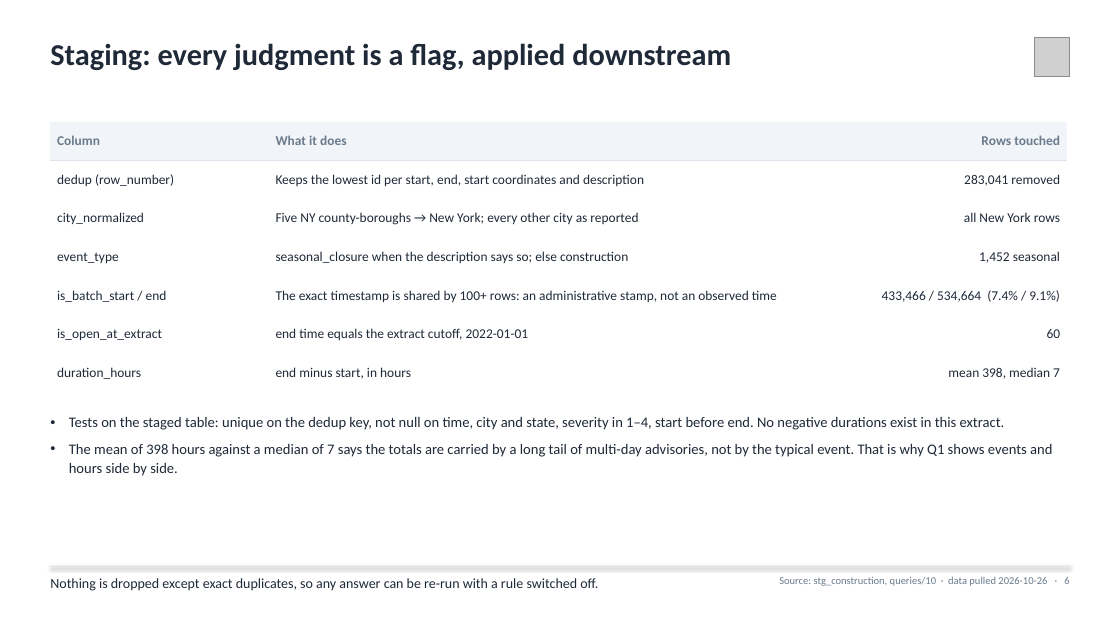
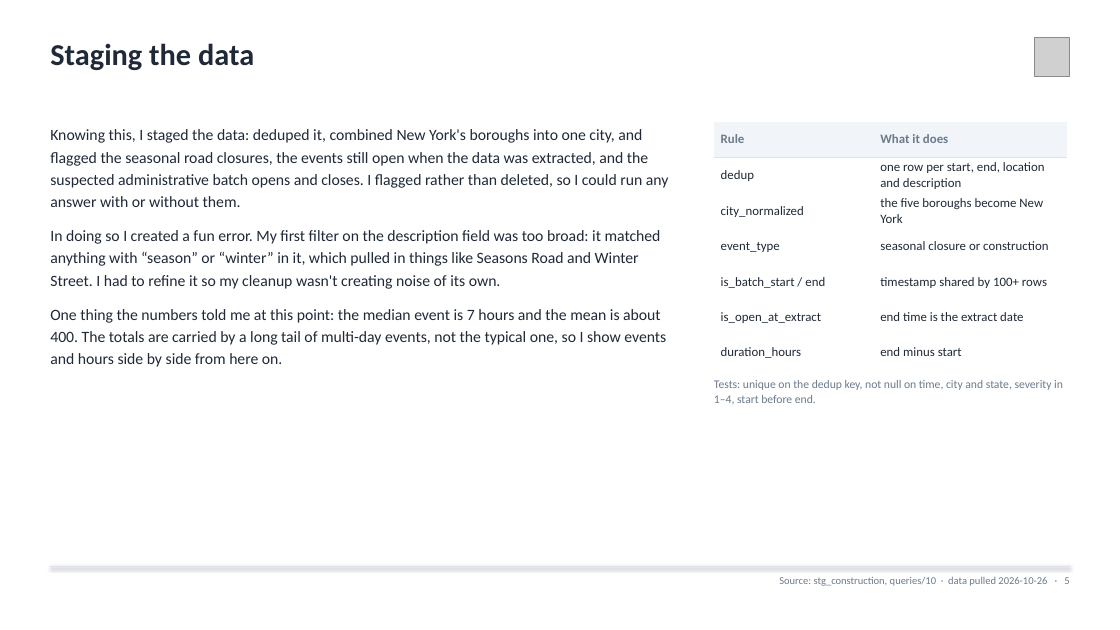
Before and after one commit to agmcdonald24/aurura_case, a slide deck: slide 5 of reports/Aurora_Construction_Take_Home.pptx (slide 6 before the commit). Drawn at 1120x630 pixels with LibreOffice and Linux fonts; fonts in the diff are those of the drawing; grey boxes stand for pictures. Boxes give left, top, right and bottom in pixels: in the first picture for what was removed or moved away, otherwise in the second. Text is boxed around its words. In the diff, an @@ line names an element or a change of style, - is before the commit and + after.

```diff
--- a/reports/Aurora_Construction_Take_Home.pptx
+++ b/reports/Aurora_Construction_Take_Home.pptx
@@ text at [50,43,254,70]: text changed @@
-Staging: every judgment is a flag, applied downstream
+Staging the data
@@ text added at [50,129,669,367], 13.5 pt, text #1F2937 @@
+Knowing this, I staged the data: deduped it, combined New York's boroughs into one city, and flagged the seasonal road closures, the events still open when the data was extracted, and the suspected administrative batch opens and closes. I flagged rather than deleted, so I could run any answer with or without them.
+In doing so I created a fun error. My first filter on the description field was too broad: it matched anything with “season” or “winter” in it, which pulled in things like Seasons Road and Winter Street. I had to refine it so my cleanup wasn't creating noise of its own.
+One thing the numbers told me at this point: the median event is 7 hours and the mean is about 400. The totals are carried by a long tail of multi-day events, not the typical one, so I show events and hours side by side from here on.
@@ table at [714,122,1067,369] @@
-column 1: Column | dedup (row_number) | city_normalized | event_type | is_batch_start / end | is_open_at_extract | duration_hours
-column 2: What it does | Keeps the lowest id per start, end, start coordinates and description | Five NY county-boroughs → New York; every other city as reported | seasonal_closure when the description says so; else construction | The exact timestamp is shared by 100+ rows: an administrative stamp, not an observed time | end time equals the extract cutoff, 2022-01-01 | end minus start, in hours
-column 3: Rows touched | 283,041 removed | all New York rows | 1,452 seasonal | 433,466 / 534,664 (7.4% / 9.1%) | 60 | mean 398, median 7
+column 1: Rule | dedup | city_normalized | event_type | is_batch_start / end | is_open_at_extract | duration_hours
+column 2: What it does | one row per start, end, location and description | the five boroughs become New York | seasonal closure or construction | timestamp shared by 100+ rows | end time is the extract date | end minus start
@@ table: place and size @@
-table at [50,122,1067,392]
+table at [714,122,1067,369]
@@ text at [714,380,1063,404]: text changed; size 12.5 to 10 pt; text colour #1F2937 to #6B7B8C @@
-• Tests on the staged table: unique on the dedup key, not null on time, city and state, severity in 1–4, start before end. No negative durations exist in this extract.
-• The mean of 398 hours against a median of 7 says the totals are carried by a long tail of multi-day advisories, not by the typical event. That is why Q1 shows events and hours side by side.
+Tests: unique on the dedup key, not null on time, city and state, severity in 1–4, start before end.
@@ text removed at [50,578,598,591] @@
-Nothing is dropped except exact duplicates, so any answer can be re-run with a rule switched off.
```
Also in this commit, not shown: 9 other slides changed, 5 slides added, 7 slides removed, 36 other files.
